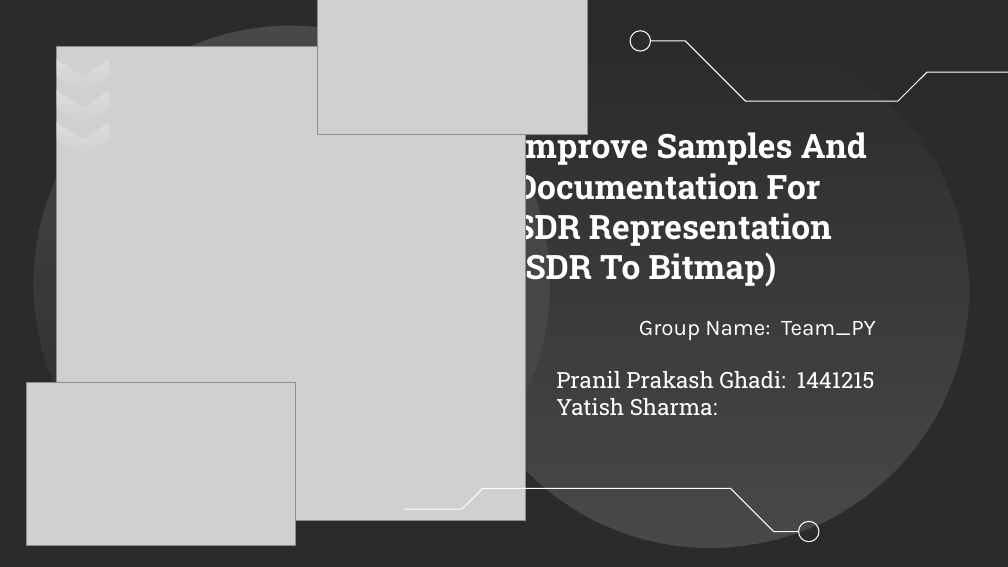
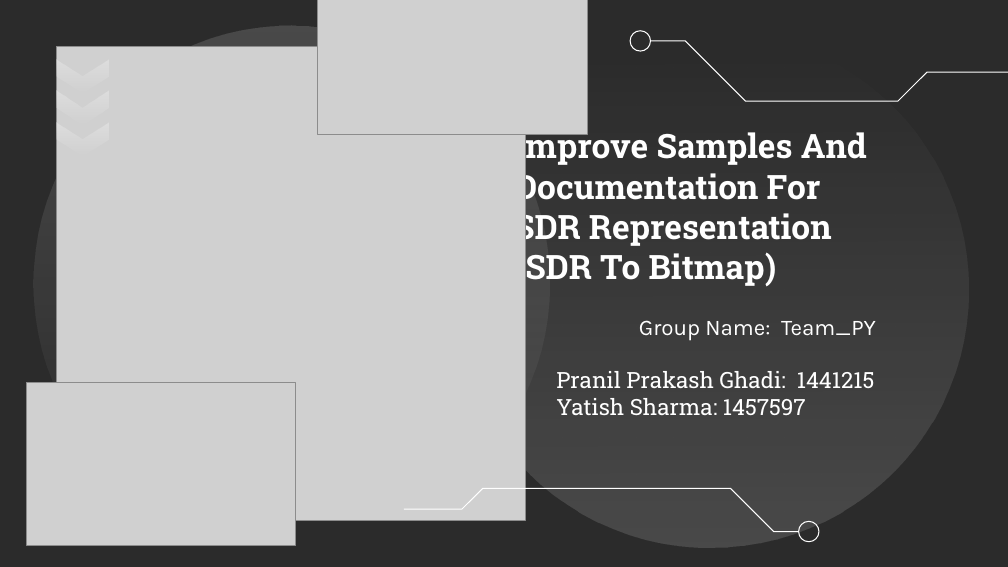
Before and after one commit to Yatish0/neocortexapi_Team_PY, a slide deck: slide 1 of source/Samples/Project Documentation/Improve Samples And Documentation For SDR Representation(SDR To Bitmap).pptx. Drawn at 1008x567 pixels with LibreOffice and Linux fonts; fonts in the diff are those of the drawing; grey boxes stand for pictures; background and template pictures are left out; a plain dark background stands for a picture behind light text. Boxes give left, top, right and bottom in pixels: in the first picture for what was removed or moved away, otherwise in the second. Text is boxed around its words. In the diff, an @@ line names an element or a change of style, - is before the commit and + after.

Commit message:
Added Documentation

```diff
--- a/source/Samples/Project Documentation/Improve Samples And Documentation For SDR Representation(SDR To Bitmap).pptx
+++ b/source/Samples/Project Documentation/Improve Samples And Documentation For SDR Representation(SDR To Bitmap).pptx
@@ subtitle at <box>556,398,806,415</box>: text changed @@
-Yatish Sharma:
+Yatish Sharma: 1457597
```
